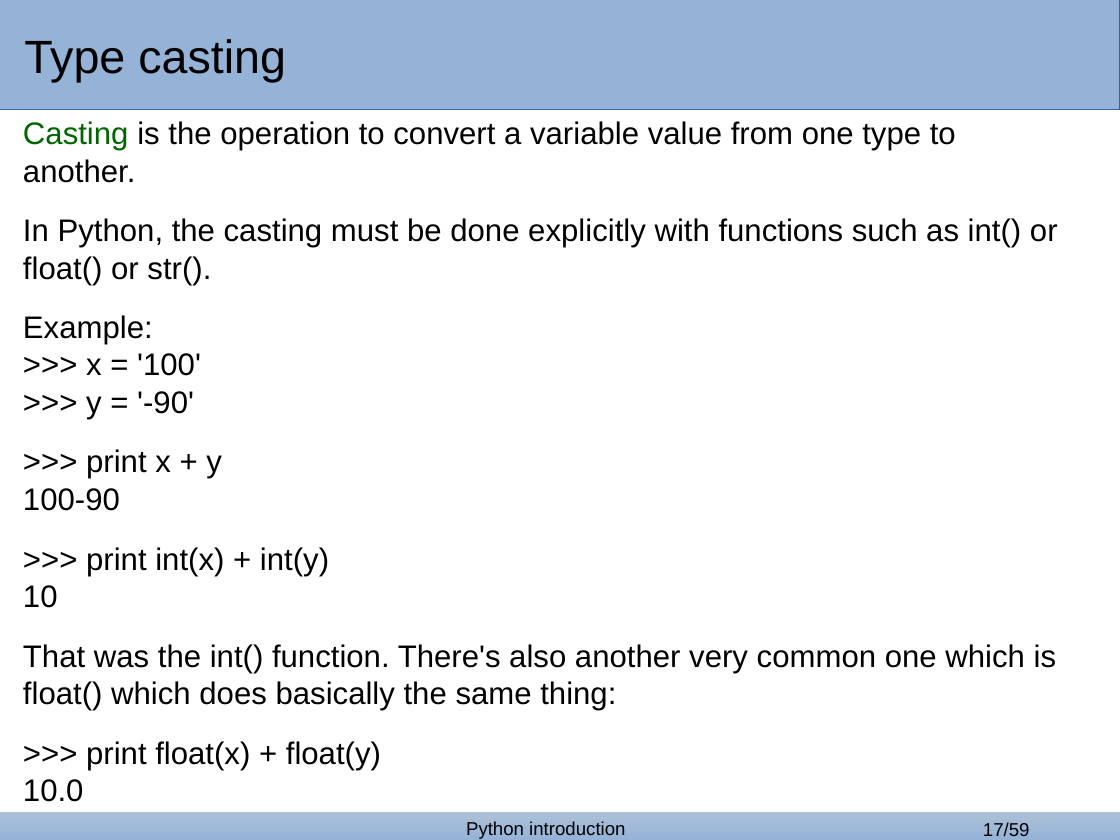
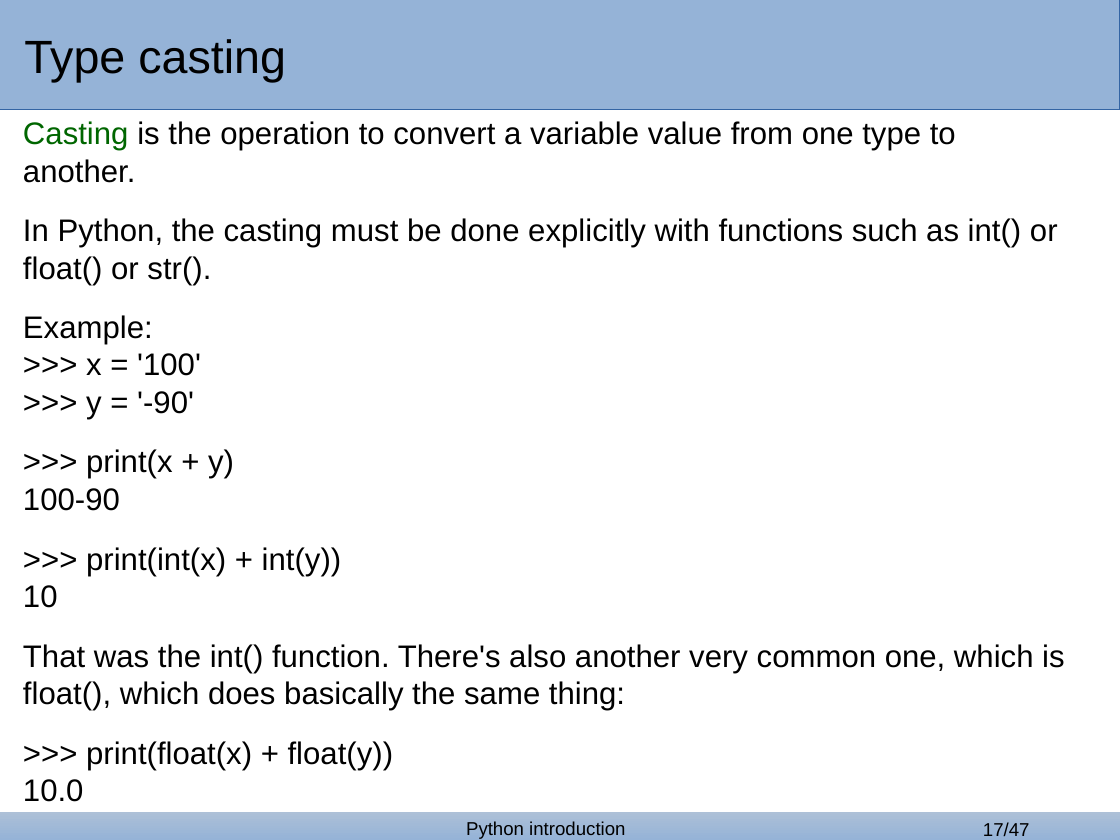
Before and after one commit to bertocco/abilita_info_units_1920, a slide deck: slide 17 of lezioni/python_lessons/python_1_covid.odp. Drawn at 1120x840 pixels with LibreOffice and Linux fonts; fonts in the diff are those of the drawing; background and template pictures are left out. Boxes give left, top, right and bottom in pixels: in the first picture for what was removed or moved away, otherwise in the second. Text is boxed around its words. In the diff, an @@ line names an element or a change of style, - is before the commit and + after.

```diff
--- a/lezioni/python_lessons/python_1_covid.odp
+++ b/lezioni/python_lessons/python_1_covid.odp
@@ text at (x1=86, y1=449, x2=234, y2=479): text changed @@
->>> print x + y
+>>> print(x + y)
@@ text at (x1=86, y1=547, x2=342, y2=576): text changed @@
->>> print int(x) + int(y)
+>>> print(int(x) + int(y))
@@ text at (x1=23, y1=644, x2=1064, y2=770): text changed @@
-That was the int() function. There's also another very common one which is float() which does basically the same thing:
->>> print float(x) + float(y)
+That was the int() function. There's also another very common one, which is float(), which does basically the same thing:
+>>> print(float(x) + float(y))
@@ page number at (x1=983, y1=822, x2=1030, y2=836): text changed @@
-17/59
+17/47
```
Also in this commit, not shown: 29 other slides changed, 12 slides removed.
